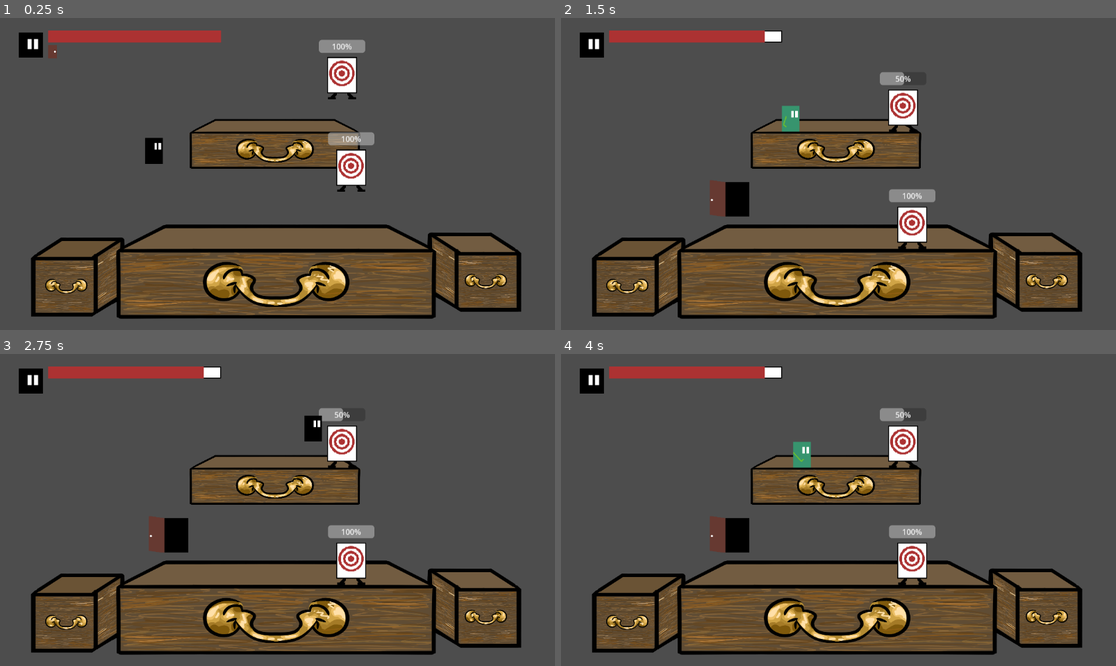
Above: before the commit, frames 1-4 (two rows, left to right).
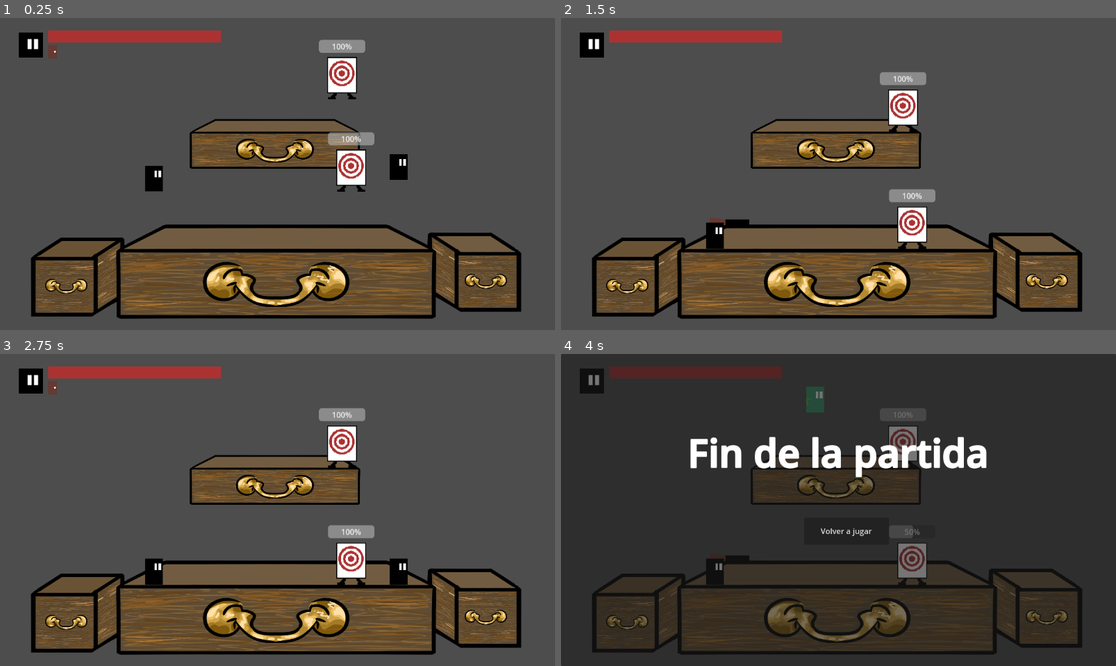
Above: after the commit, the same moments.

Repository: javiermarhuich/videojuego-portonazo
Game: Godot game, scene res://test_nivel.tscn
Two runs of this game, one before a commit and one after it. Both use one fixed random seed, a clock stepped at 60 frames per second and the inputs below.
Inputs (mouse positions are in pixels of both pictures, inside the frame that each line leads up to):
- Up to frame 1 (0.25 s): no input
- Up to frame 2 (1.5 s): tap Enter (ui_accept) at 0.5, 0.6, 0.77, 1.07, 1.35 s; hold Right (ui_right) from 0.53 s (still down)
- Up to frame 3 (2.75 s): tap Enter (ui_accept) at 1.52, 1.82 s; release Right (ui_right) at 2 s; click (283, 531) at 2 s, where only the run after the commit has a clickable "Volver a jugar"
- Up to frame 4 (4 s): hold Left (ui_left) 2.78-3.53 s; tap Enter (ui_accept) at 2.85, 3.6, 3.77 s; hold Right (ui_right) from 3.53 s (still down)

The runs differ from the first frame. In frame 1, 0.8% of the frame differs, in the area x 26-74%, y 38-56%; in frame 2, 1.7%; in frame 3, 1.9%; in frame 4, 93%, in the area x 0-100%, y 0-100%.

Commit message:
segundo jugador

Diff:
--- a/character/Personaje_Angel.gd
+++ b/character/Personaje_Angel.gd
@@ -8,8 +8,10 @@
 @onready var animation_tree = $AnimationTree
 @onready var state_machine = animation_tree.get('parameters/playback')
 
+@export var input_prefix: String = "p1"
+
 @export var SPEED = 500.0
-@export var JUMP_VELOCITY = -500.0
+@export var JUMP_VELOCITY = -1000.0
 @export var max_jump_count = 2
 
 @export var max_health = 100
@@ -34,9 +36,11 @@
 func handle_x_axis_movement():
 	if knockback_timer > 0.0:
 		return
-	var direction := Input.get_axis("ui_left", "ui_right")
+	var direction := Input.get_axis("move_left_"+input_prefix, "move_right_"+input_prefix)
 	if direction:
 		moving_character_left(direction)
+	elif !is_on_floor():
+		velocity.x = move_toward(velocity.x, 0, abs(velocity.x)/20)
 	else:
 		velocity.x = move_toward(velocity.x, 0, SPEED)
 		state_machine.travel("idle")
@@ -53,10 +57,10 @@
 func handle_y_axis_movement(delta):
 	if knockback_timer > 0.0 or is_frozen:
 		return
-	var jump_pressed = Input.is_action_just_pressed("ui_accept")
-	var fall_pressed = Input.is_action_just_pressed("ui_down")
+	var jump_pressed = Input.is_action_just_pressed("jump_"+input_prefix)
+	var fall_pressed = Input.is_action_just_pressed("down_"+input_prefix)
 	if not is_on_floor():
-		velocity += get_gravity() * delta
+		velocity += get_gravity() * delta * 3
 	if is_on_floor():
 		curr_jump_count = 0
 	if jump_pressed:
@@ -99,8 +103,8 @@
 		velocity = knockback
 		knockback_timer -= delta
 
-		if knockback_timer <= 0.0:
-			knockback = Vector2.ZERO
+	if knockback_timer <= 0.0:
+		knockback = Vector2.ZERO
 
 func apply_knockback(direction: Vector2, force: float, knockback_duration: float):
 	knockback = direction * force
--- a/project.godot
+++ b/project.godot
@@ -18,3 +18,46 @@
 [dotnet]
 
 project/assembly_name="Videojuego Portonazo"
+
+[input]
+
+move_left_p1={
+"deadzone": 0.2,
+"events": [Object(InputEventKey,"resource_local_to_scene":false,"resource_name":"","device":-1,"window_id":0,"alt_pressed":false,"shift_pressed":false,"ctrl_pressed":false,"meta_pressed":false,"pressed":false,"keycode":0,"physical_keycode":65,"key_label":0,"unicode":97,"location":0,"echo":false,"script":null)
+]
+}
+move_right_p1={
+"deadzone": 0.2,
+"events": [Object(InputEventKey,"resource_local_to_scene":false,"resource_name":"","device":-1,"window_id":0,"alt_pressed":false,"shift_pressed":false,"ctrl_pressed":false,"meta_pressed":false,"pressed":false,"keycode":0,"physical_keycode":68,"key_label":0,"unicode":100,"location":0,"echo":false,"script":null)
+]
+}
+jump_p1={
+"deadzone": 0.2,
+"events": [Object(InputEventKey,"resource_local_to_scene":false,"resource_name":"","device":-1,"window_id":0,"alt_pressed":false,"shift_pressed":false,"ctrl_pressed":false,"meta_pressed":false,"pressed":false,"keycode":0,"physical_keycode":87,"key_label":0,"unicode":119,"location":0,"echo":false,"script":null)
+]
+}
+down_p1={
+"deadzone": 0.2,
+"events": [Object(InputEventKey,"resource_local_to_scene":false,"resource_name":"","device":-1,"window_id":0,"alt_pressed":false,"shift_pressed":false,"ctrl_pressed":false,"meta_pressed":false,"pressed":false,"keycode":0,"physical_keycode":83,"key_label":0,"unicode":115,"location":0,"echo":false,"script":null)
+]
+}
+move_left_p2={
+"deadzone": 0.2,
+"events": [Object(InputEventKey,"resource_local_to_scene":false,"resource_name":"","device":-1,"window_id":0,"alt_pressed":false,"shift_pressed":false,"ctrl_pressed":false,"meta_pressed":false,"pressed":false,"keycode":0,"physical_keycode":4194319,"key_label":0,"unicode":0,"location":0,"echo":false,"script":null)
+]
+}
+move_right_p2={
+"deadzone": 0.2,
+"events": [Object(InputEventKey,"resource_local_to_scene":false,"resource_name":"","device":-1,"window_id":0,"alt_pressed":false,"shift_pressed":false,"ctrl_pressed":false,"meta_pressed":false,"pressed":false,"keycode":0,"physical_keycode":4194321,"key_label":0,"unicode":0,"location":0,"echo":false,"script":null)
+]
+}
+jump_p2={
+"deadzone": 0.2,
+"events": [Object(InputEventKey,"resource_local_to_scene":false,"resource_name":"","device":-1,"window_id":0,"alt_pressed":false,"shift_pressed":false,"ctrl_pressed":false,"meta_pressed":false,"pressed":false,"keycode":0,"physical_keycode":4194320,"key_label":0,"unicode":0,"location":0,"echo":false,"script":null)
+]
+}
+down_p2={
+"deadzone": 0.2,
+"events": [Object(InputEventKey,"resource_local_to_scene":false,"resource_name":"","device":-1,"window_id":0,"alt_pressed":false,"shift_pressed":false,"ctrl_pressed":false,"meta_pressed":false,"pressed":false,"keycode":0,"physical_keycode":4194322,"key_label":0,"unicode":0,"location":0,"echo":false,"script":null)
+]
+}
--- a/test_nivel.gd
+++ b/test_nivel.gd
@@ -4,8 +4,11 @@
 var door = preload("res://objects/door/door.tscn")
 
 @export var jugador_angel : Angel
+@export var jugador2 : Angel
 
 func _ready() -> void:
+	$Nivel_jugable/Jugador1.input_prefix = "p1"
+	$Nivel_jugable/Jugador2.input_prefix = "p2"
 	jugador_angel.player_puts_new_portal.connect(create_new_portal)
 	# Cuando se agregue el otro jugador
 	#angel.player_puts_new_portal.connect(create_new_portal_for_player.bind(angel))
--- a/test_nivel.tscn
+++ b/test_nivel.tscn
@@ -18,7 +18,7 @@
 
 [node name="Nivel" type="Node2D" node_paths=PackedStringArray("jugador_angel")]
 script = ExtResource("1_uyrhp")
-jugador_angel = NodePath("Nivel_jugable/Jugador")
+jugador_angel = NodePath("Nivel_jugable/Jugador1")
 
 [node name="Nivel_jugable" type="CanvasLayer" parent="."]
 
@@ -42,8 +42,13 @@
 [node name="Area2D2" parent="Nivel_jugable" instance=ExtResource("3_n5srj")]
 position = Vector2(710, 97)
 
-[node name="Jugador" parent="Nivel_jugable" instance=ExtResource("2_wopbp")]
+[node name="Jugador1" parent="Nivel_jugable" instance=ExtResource("2_wopbp")]
 position = Vector2(320, 248)
+scale = Vector2(0.375444, 0.375217)
+collision_mask = 1
+
+[node name="Jugador2" parent="Nivel_jugable" instance=ExtResource("2_wopbp")]
+position = Vector2(828, 224)
 scale = Vector2(0.375444, 0.375217)
 collision_mask = 1
 
@@ -57,7 +62,7 @@
 grow_horizontal = 2
 grow_vertical = 2
 script = ExtResource("4_eit4f")
-jugador_angel = NodePath("../../Nivel_jugable/Jugador")
+jugador_angel = NodePath("../../Nivel_jugable/Jugador1")
 angel_door = NodePath("HudDoorIcon")
 
 [node name="HudDoorIcon" type="Sprite2D" parent="HUD/Control"]
@@ -75,7 +80,7 @@
 offset_top = 26.0
 offset_right = 459.0
 offset_bottom = 51.0
-player = NodePath("../../../Nivel_jugable/Jugador")
+player = NodePath("../../../Nivel_jugable/Jugador1")
 
 [node name="Game_Over" type="CanvasLayer" parent="."]
 script = ExtResource("9_01j55")
